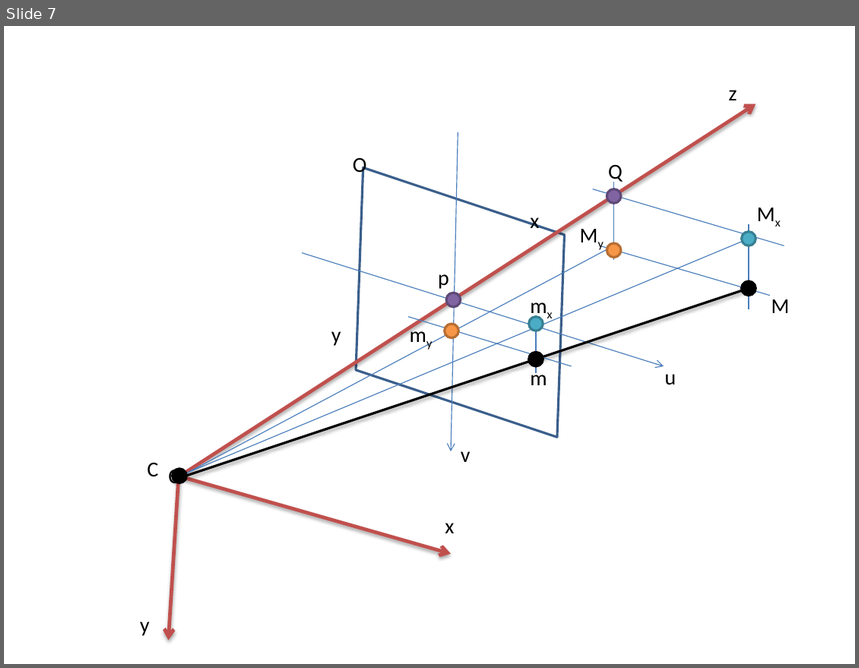
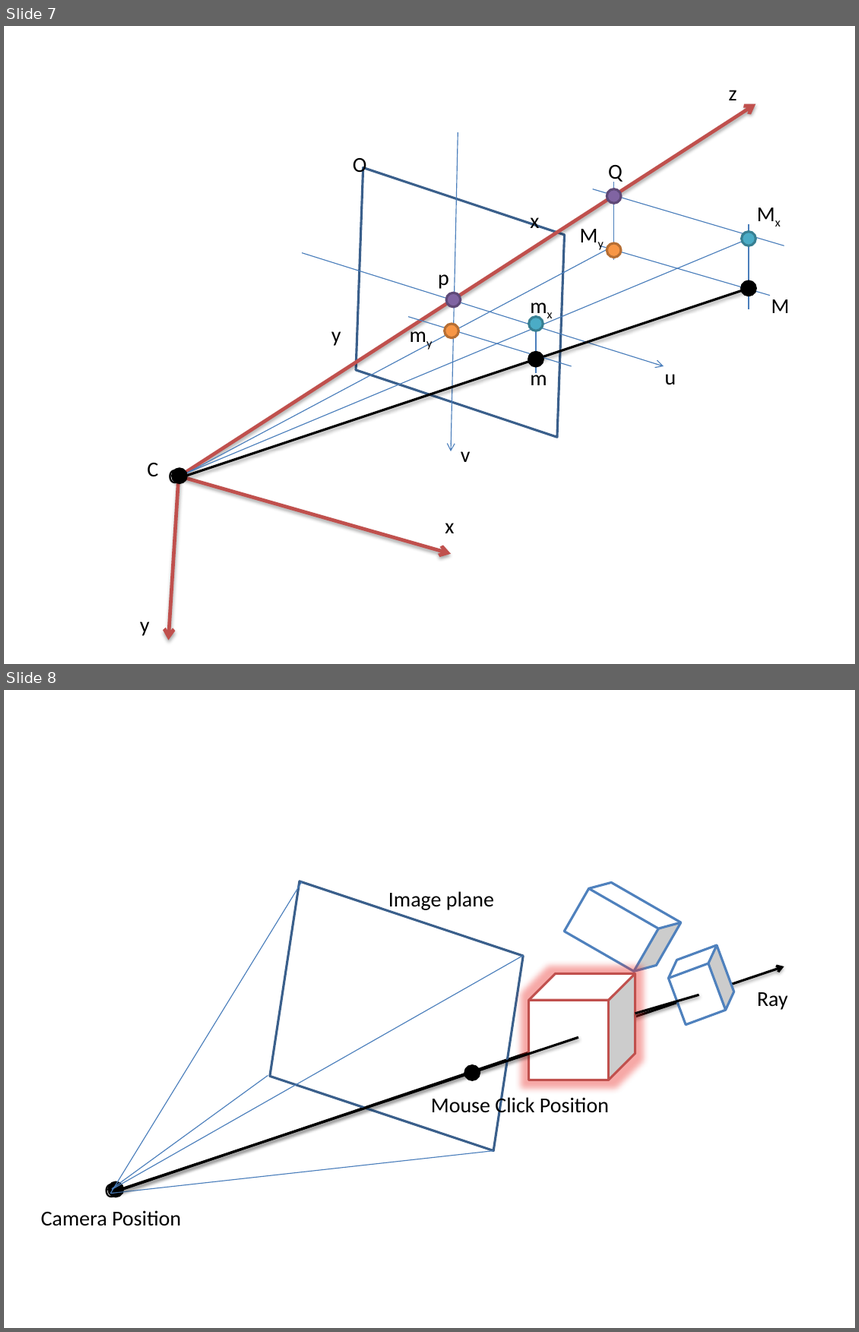
Before and after one commit to truongngoctuan/lv2007tm, a slide deck: Report/slide report.pptx. Shown one above the other, each under a label of ours: slide 7 before the commit, slides 7 and 8 after it. The pictures are 859x668 and 859x1332 pixels, drawn with LibreOffice and Linux fonts; fonts in the diff are those of the drawing. Boxes give left, top, right and bottom in pixels: in the first picture for what was removed or moved away, otherwise in the second. Text is boxed around its words. In the diff, an @@ line names an element or a change of style, - is before the commit and + after.

```diff
--- a/Report/slide report.pptx
+++ b/Report/slide report.pptx
@@ slide 8 added at <box>4,690,855,1328</box>, background #FFFFFF @@
@@ line added from (110, 1194) to (302, 882), #4B7EBC 0.75 pt @@
@@ parallelogram added at <box>238,882,555,1151</box>, outline #3A5F8C 2 pt @@
@@ text added at <box>389,891,494,912</box>, 18 pt, text #000000 @@
+Image plane
@@ cube added at <box>564,875,681,980</box>, fill #FFFFFF, outline #4F81BD 2 pt @@
@@ line added from (112, 1189) to (523, 955), #4B7EBC 0.75 pt @@
@@ cube added at <box>664,945,740,1024</box>, fill #FFFFFF, outline #4F81BD 2 pt @@
@@ arrow added from (110, 1194) to (785, 967), #000000 2 pt @@
@@ cube added at <box>529,973,636,1080</box>, fill #FFFFFF, outline #C0504D 2 pt @@
@@ line added from (636, 1014) to (699, 995), #000000 2 pt @@
@@ text added at <box>757,992,788,1010</box>, 18 pt, text #000000 @@
+Ray
@@ line added from (116, 1192) to (579, 1037), #000000 2 pt @@
@@ line added from (112, 1189) to (268, 1075), #4B7EBC 0.75 pt @@
@@ ellipse added at <box>465,1066,480,1081</box>, fill #000000, outline #000000 2 pt @@
@@ text added at <box>431,1094,609,1117</box>, 18 pt, text #000000 @@
+Mouse Click Position
@@ line added from (110, 1194) to (493, 1151), #4B7EBC 0.75 pt @@
@@ text added at <box>105,1179,116,1202</box>, 18 pt, text #000000 @@
+C
@@ ellipse added at <box>109,1182,123,1198</box>, fill #000000, outline #000000 2 pt @@
@@ text added at <box>41,1211,181,1227</box>, 18 pt, text #000000 @@
+Camera Position
```
Also in this commit, not shown: 1 other file.
